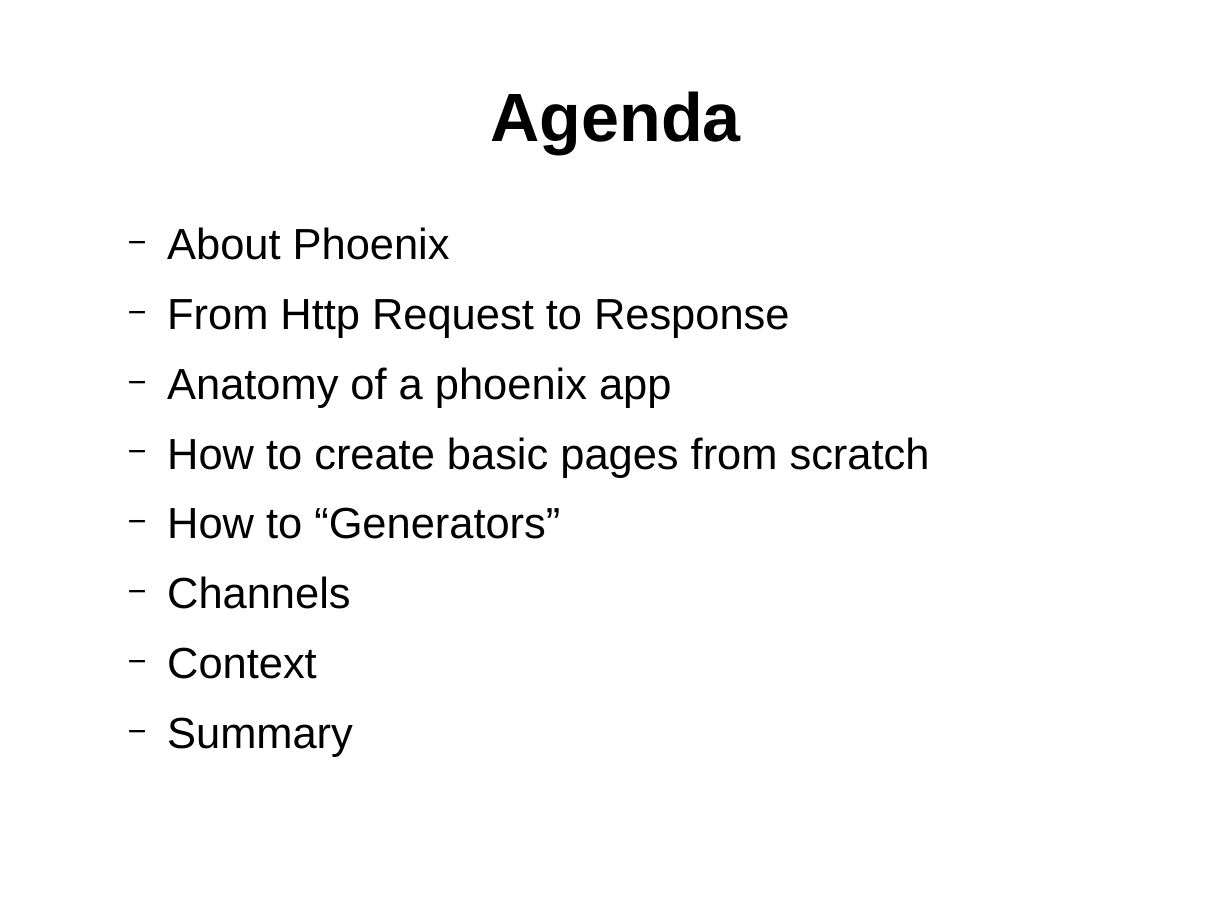
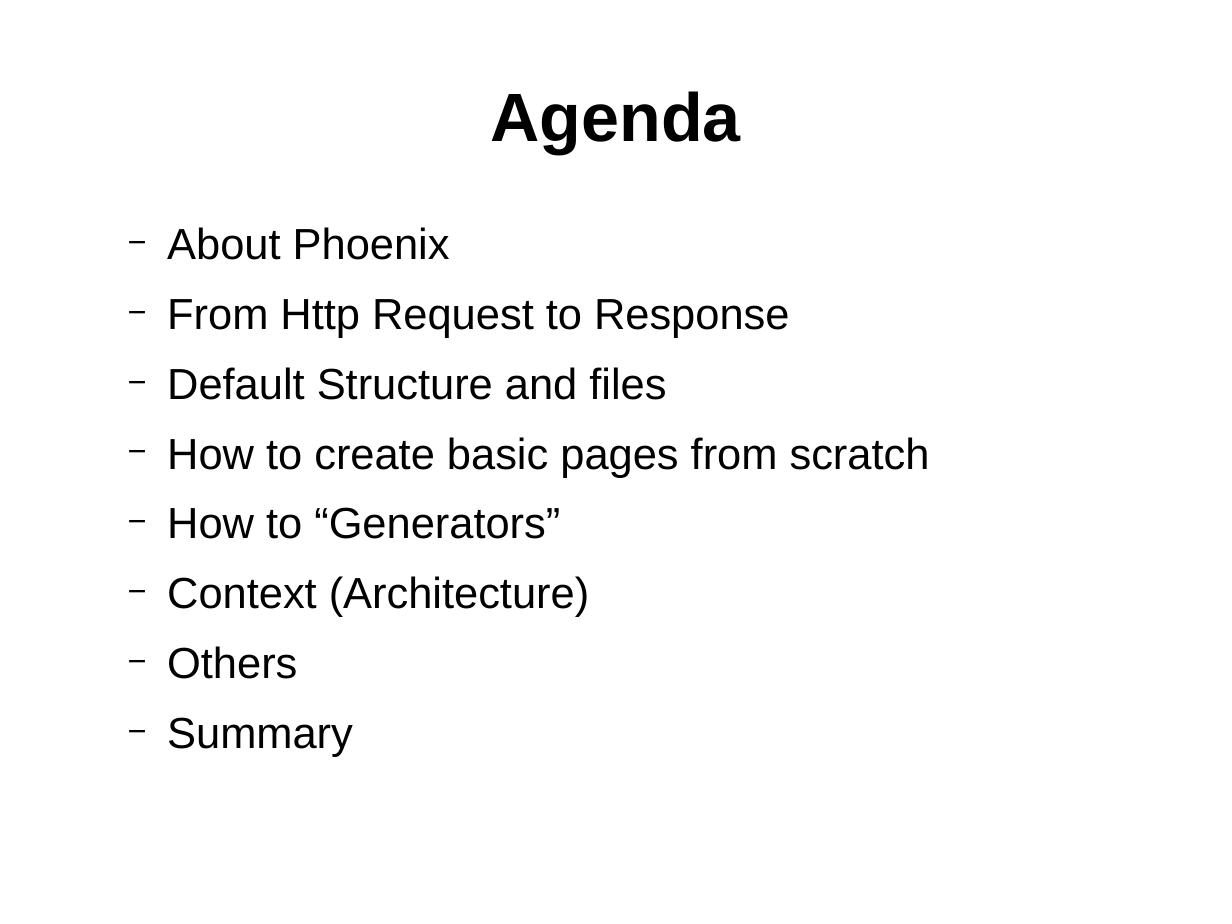
Before and after one commit to ramortegui/talks, a slide deck: slide 2 of phoenix-basics.odp. Drawn at 1232x924 pixels with LibreOffice and Linux fonts; fonts in the diff are those of the drawing. Boxes give left, top, right and bottom in pixels: in the first picture for what was removed or moved away, otherwise in the second. Text is boxed around its words. In the diff, an @@ line names an element or a change of style, - is before the commit and + after.

Commit message:
Add others section.

```diff
--- a/phoenix-basics.odp
+++ b/phoenix-basics.odp
@@ text at <box>167,367,666,400</box>: text changed @@
-  − Anatomy of a phoenix app
+  − Default Structure and files
@@ text at <box>167,576,589,679</box>: text changed @@
-  − Channels
-  − Context
+  − Context (Architecture)
+  − Others
```
Also in this commit, not shown: 1 other slide changed, 6 slides added, 5 slides removed.
